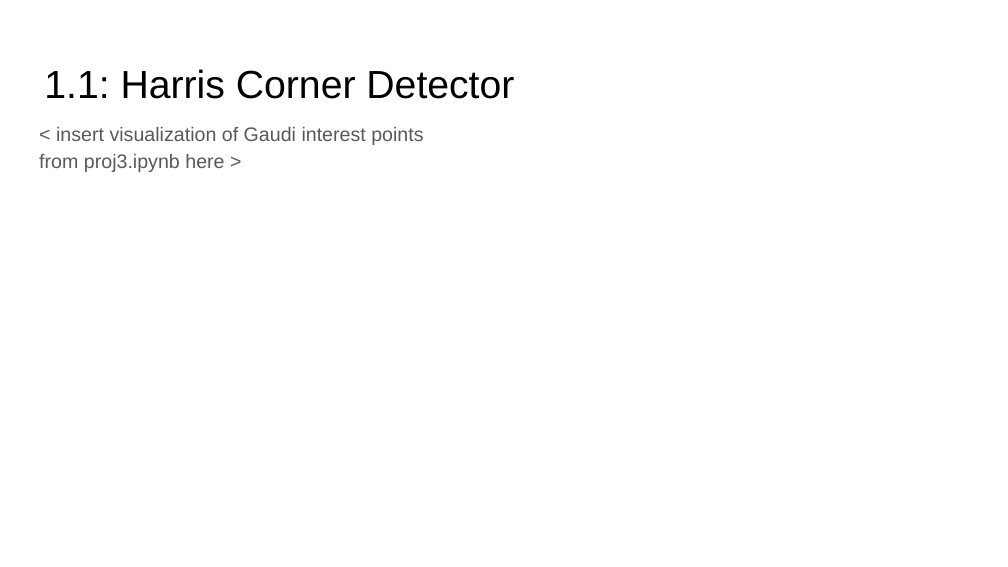
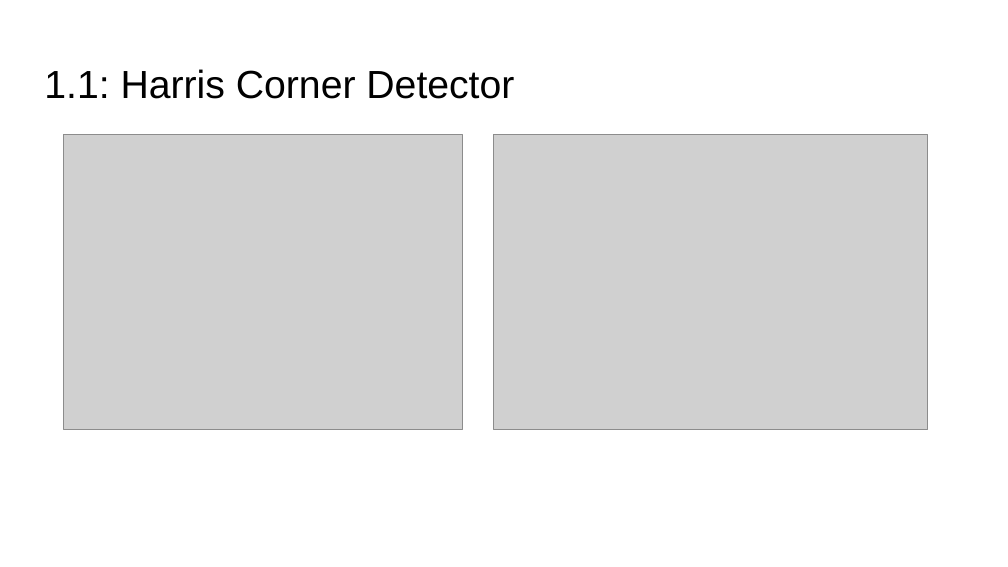
Before and after one commit to yunqingjia/cs4476, a slide deck: slide 3 of PS3/report_template.pptx. Drawn at 1008x567 pixels with LibreOffice and Linux fonts; fonts in the diff are those of the drawing; grey boxes stand for pictures. Boxes give left, top, right and bottom in pixels: in the first picture for what was removed or moved away, otherwise in the second. Text is boxed around its words. In the diff, an @@ line names an element or a change of style, - is before the commit and + after.

```diff
--- a/PS3/report_template.pptx
+++ b/PS3/report_template.pptx
@@ text removed at (x1=39, y1=127, x2=423, y2=172) @@
-< insert visualization of Gaudi interest points from proj3.ipynb here >
@@ picture added at (x1=64, y1=135, x2=462, y2=430) @@
@@ picture added at (x1=494, y1=135, x2=927, y2=430) @@
```
Also in this commit, not shown: 3 other slides changed, 3 other files.
